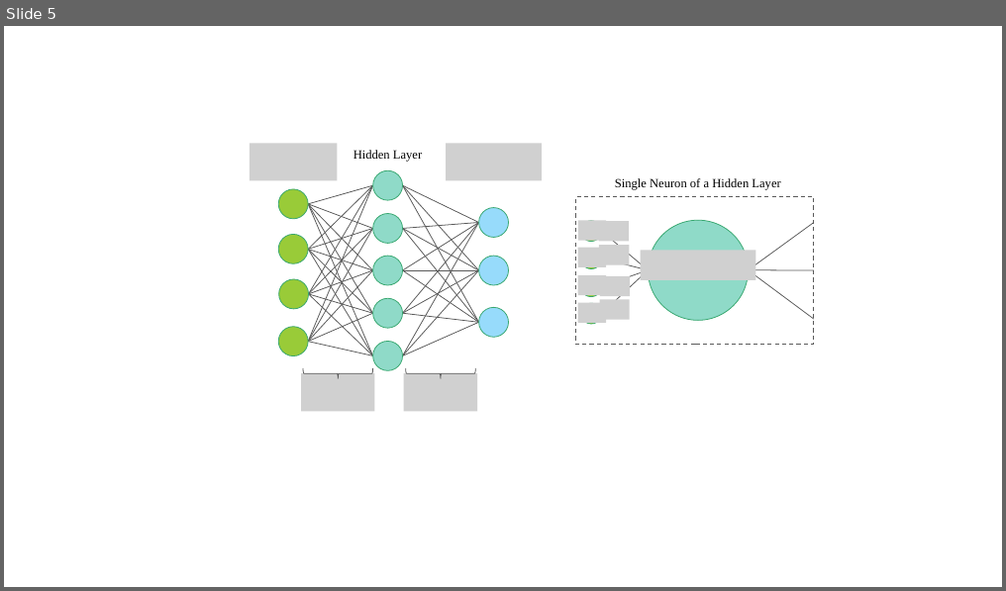
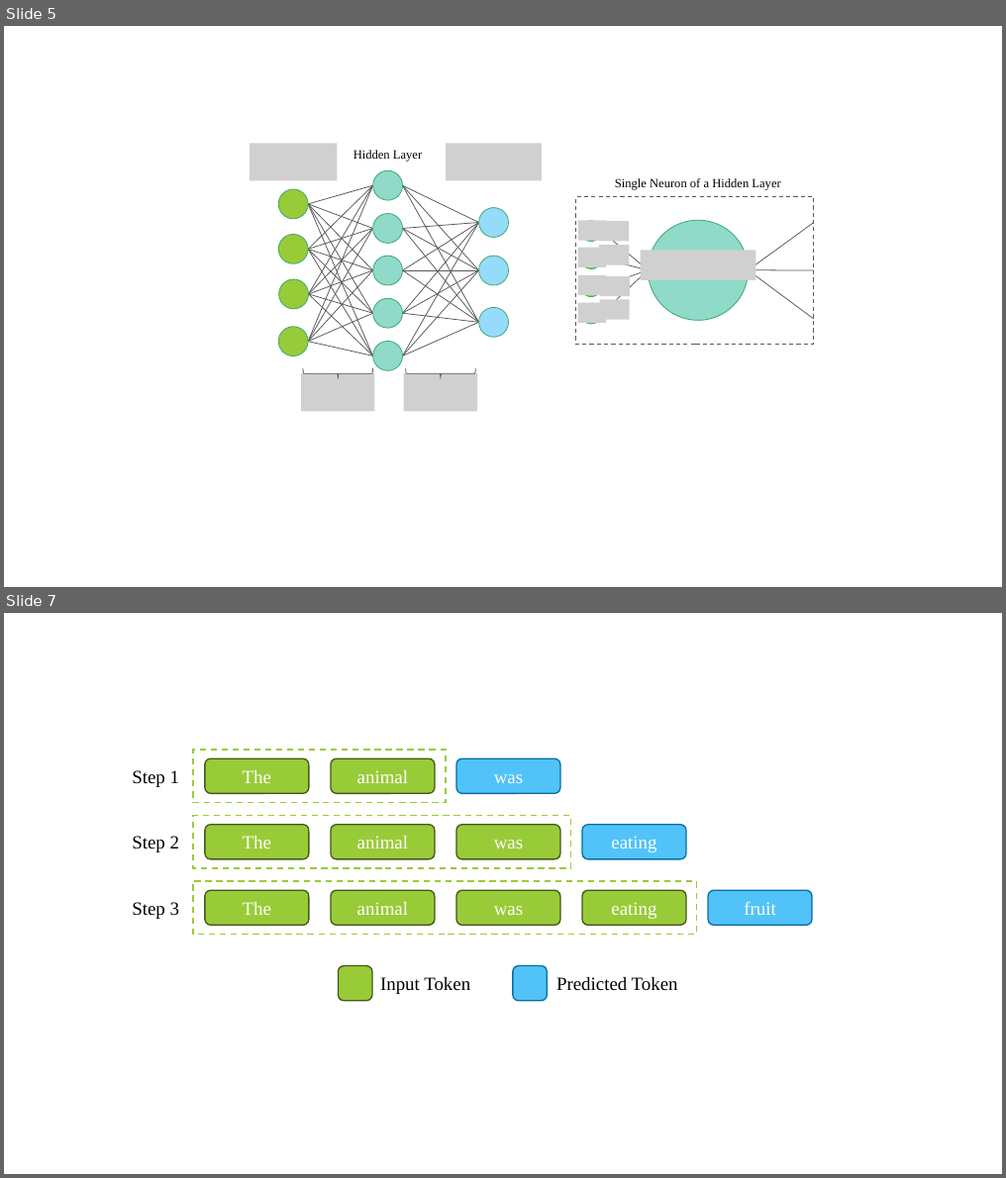
Before and after one commit to Ben-Pfirsich/Masterarbeit-2024, a slide deck: images/Masterarbeit Diagramme.pptx. Shown one above the other, each under a label of ours: slide 5 before the commit, slides 5 and 7 after it; the slides between them are not shown. The pictures are 1006x591 and 1006x1178 pixels, drawn with LibreOffice and Linux fonts; fonts in the diff are those of the drawing; grey boxes stand for pictures. Boxes give left, top, right and bottom in pixels: in the first picture for what was removed or moved away, otherwise in the second. Text is boxed around its words. In the diff, an @@ line names an element or a change of style, - is before the commit and + after.

```diff
--- a/images/Masterarbeit Diagramme.pptx
+++ b/images/Masterarbeit Diagramme.pptx
@@ slide 7 added at (4,613,1002,1174), background #FFFFFF @@
@@ rectangle added at (193,750,446,803), outline #99CB38 1.5 pt dashed @@
@@ rounded rectangle added at (205,759,309,794), fill #99CB38, outline #435919 1.25 pt, 18 pt, text #FFFFFF @@
+The
@@ rounded rectangle added at (331,759,435,794), fill #99CB38, outline #435919 1.25 pt, 18 pt, text #FFFFFF @@
+animal
@@ rounded rectangle added at (456,759,561,794), fill #51C3F9, outline #056EA0 1.25 pt, 18 pt, text #FFFFFF @@
+was
@@ text added at (132,770,179,787), 18 pt, text #000000 @@
+Step 1
@@ rectangle added at (193,816,571,869), outline #99CB38 1.5 pt dashed @@
@@ text added at (132,836,179,853), 18 pt, text #000000 @@
+Step 2
@@ rounded rectangle added at (205,825,309,861), fill #99CB38, outline #435919 1.25 pt, 18 pt, text #FFFFFF @@
+The
@@ rounded rectangle added at (331,825,435,861), fill #99CB38, outline #435919 1.25 pt, 18 pt, text #FFFFFF @@
+animal
@@ rounded rectangle added at (456,825,561,861), fill #99CB38, outline #435919 1.25 pt, 18 pt, text #FFFFFF @@
+was
@@ rounded rectangle added at (583,825,687,861), fill #51C3F9, outline #056EA0 1.25 pt, 18 pt, text #FFFFFF @@
+eating
@@ text added at (132,902,179,919), 18 pt, text #000000 @@
+Step 3
@@ rectangle added at (193,881,697,935), outline #99CB38 1.5 pt dashed @@
@@ rounded rectangle added at (205,891,309,926), fill #99CB38, outline #435919 1.25 pt, 18 pt, text #FFFFFF @@
+The
@@ rounded rectangle added at (331,891,435,926), fill #99CB38, outline #435919 1.25 pt, 18 pt, text #FFFFFF @@
+animal
@@ rounded rectangle added at (456,891,561,926), fill #99CB38, outline #435919 1.25 pt, 18 pt, text #FFFFFF @@
+was
@@ rounded rectangle added at (583,891,687,926), fill #99CB38, outline #435919 1.25 pt, 18 pt, text #FFFFFF @@
+eating
@@ rounded rectangle added at (709,891,813,926), fill #51C3F9, outline #056EA0 1.25 pt, 18 pt, text #FFFFFF @@
+fruit
@@ rounded rectangle added at (338,966,372,1001), fill #99CB38, outline #435919 1.25 pt @@
@@ rounded rectangle added at (513,966,548,1001), fill #51C3F9, outline #056EA0 1.25 pt @@
@@ text added at (380,977,470,994), 18 pt, text #000000 @@
+Input Token
@@ text added at (556,977,678,991), 18 pt, text #000000 @@
+Predicted Token
```
Also in this commit, not shown: 2 other slides added, 1 other file.
